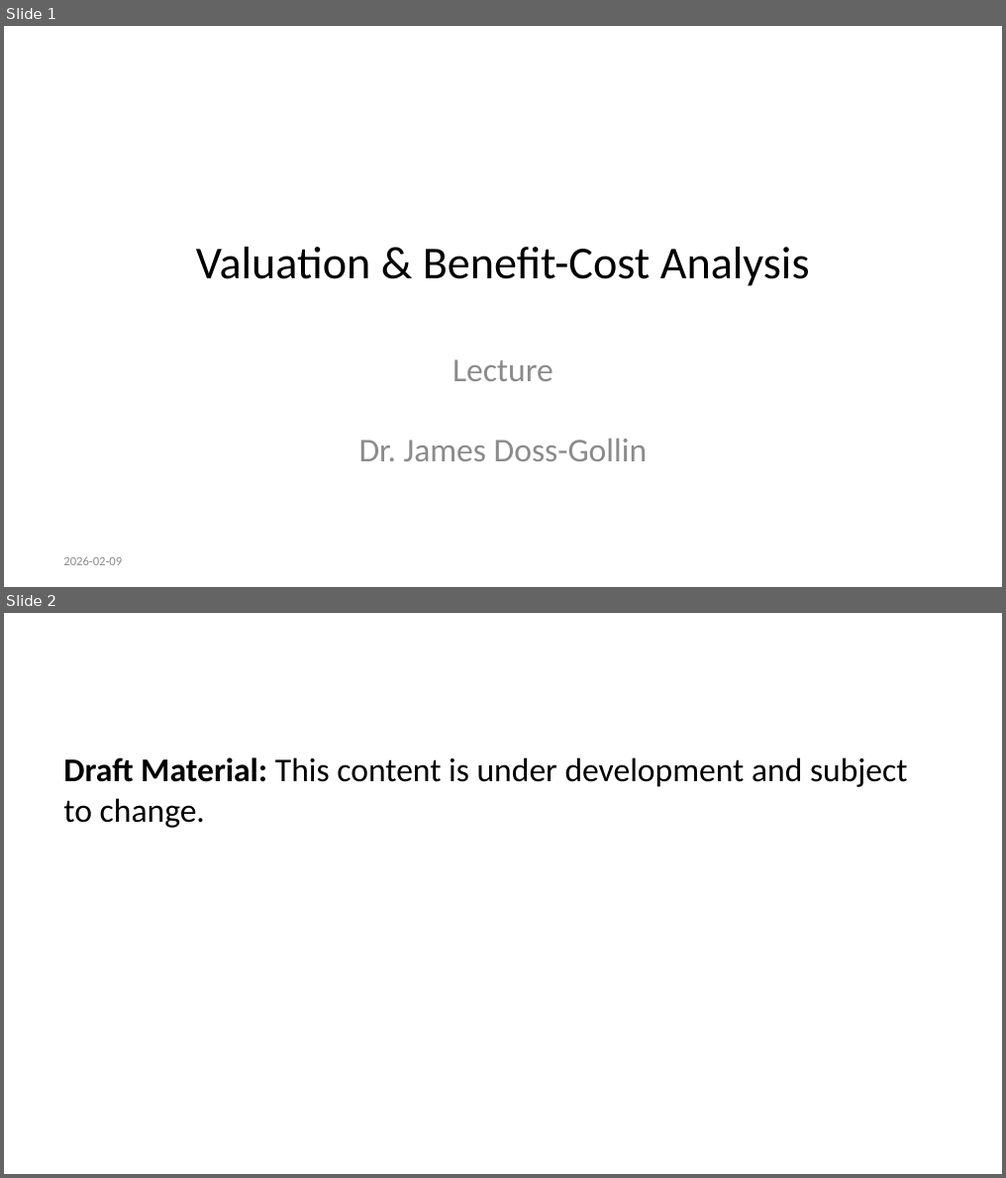
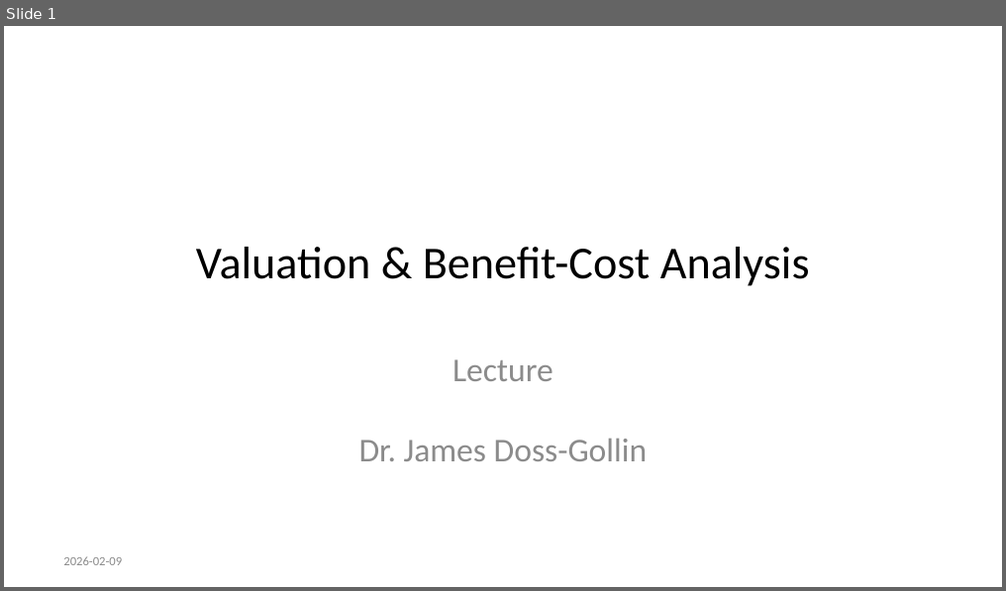
Before and after one commit to CEVE-421-521/ceve-421-521.github.io, a slide deck: lectures/week-05/index.pptx. Shown one above the other, each under a label of ours: slides 1 and 2 before the commit, slide 1 after it. The pictures are 1006x1178 and 1006x591 pixels, drawn with LibreOffice and Linux fonts; fonts in the diff are those of the drawing. Boxes give left, top, right and bottom in pixels: in the first picture for what was removed or moved away, otherwise in the second. Text is boxed around its words. In the diff, an @@ line names an element or a change of style, - is before the commit and + after.

```diff
--- a/lectures/week-05/index.pptx
+++ b/lectures/week-05/index.pptx
@@ slide 2 removed at <box>4,613,1002,1174</box>, background #FFFFFF @@
@@ text removed at <box>63,758,908,828</box> @@
-Draft Material: This content is under development and subject to change.
```
Also in this commit, not shown: 53 other files.
